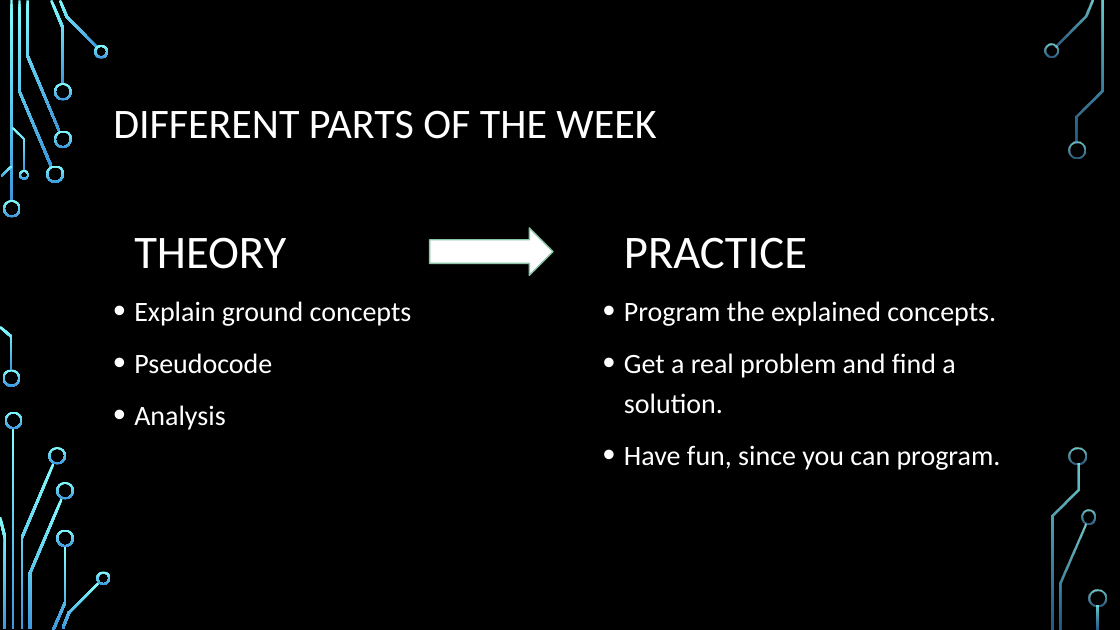
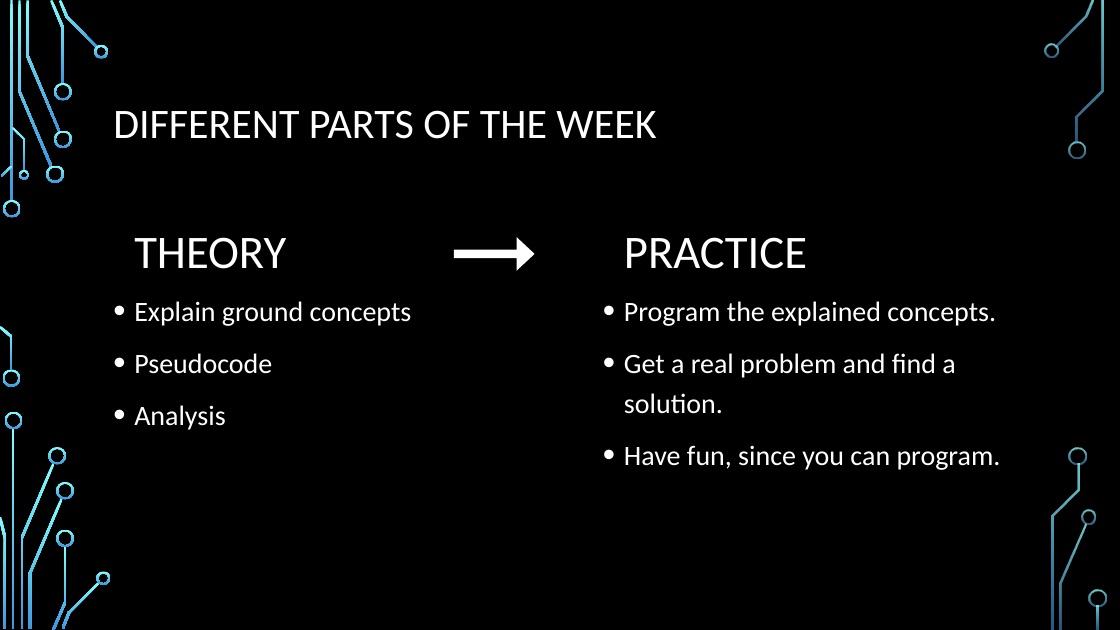
Before and after one commit to Fabianstw/MiniGamesArduino, a slide deck: slide 2 of LearningUnit/Presentation/BubbleSortTheoryWeek1.pptx. Drawn at 1120x630 pixels with LibreOffice and Linux fonts; fonts in the diff are those of the drawing; background and template pictures are left out. Boxes give left, top, right and bottom in pixels: in the first picture for what was removed or moved away, otherwise in the second. Text is boxed around its words. In the diff, an @@ line names an element or a change of style, - is before the commit and + after.

```diff
--- a/LearningUnit/Presentation/BubbleSortTheoryWeek1.pptx
+++ b/LearningUnit/Presentation/BubbleSortTheoryWeek1.pptx
@@ right arrow: place and size @@
-right arrow at [429,228,553,275]
+right arrow at [454,237,534,271]
@@ right arrow at [454,237,534,271]: outline #8AC4A7 1.25 pt to none; proportions changed @@
```
Also in this commit, not shown: 6 other slides changed, 2 slides added.
